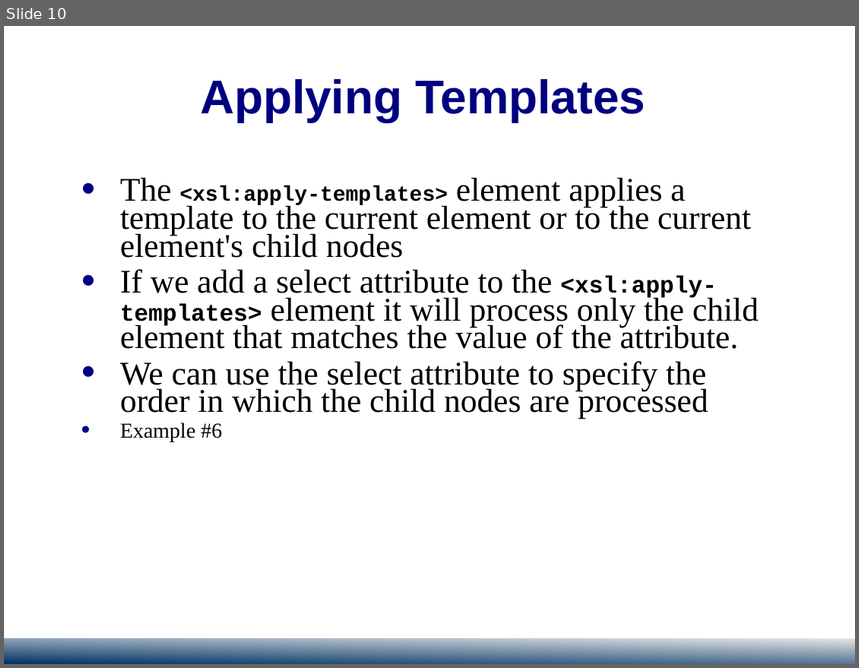
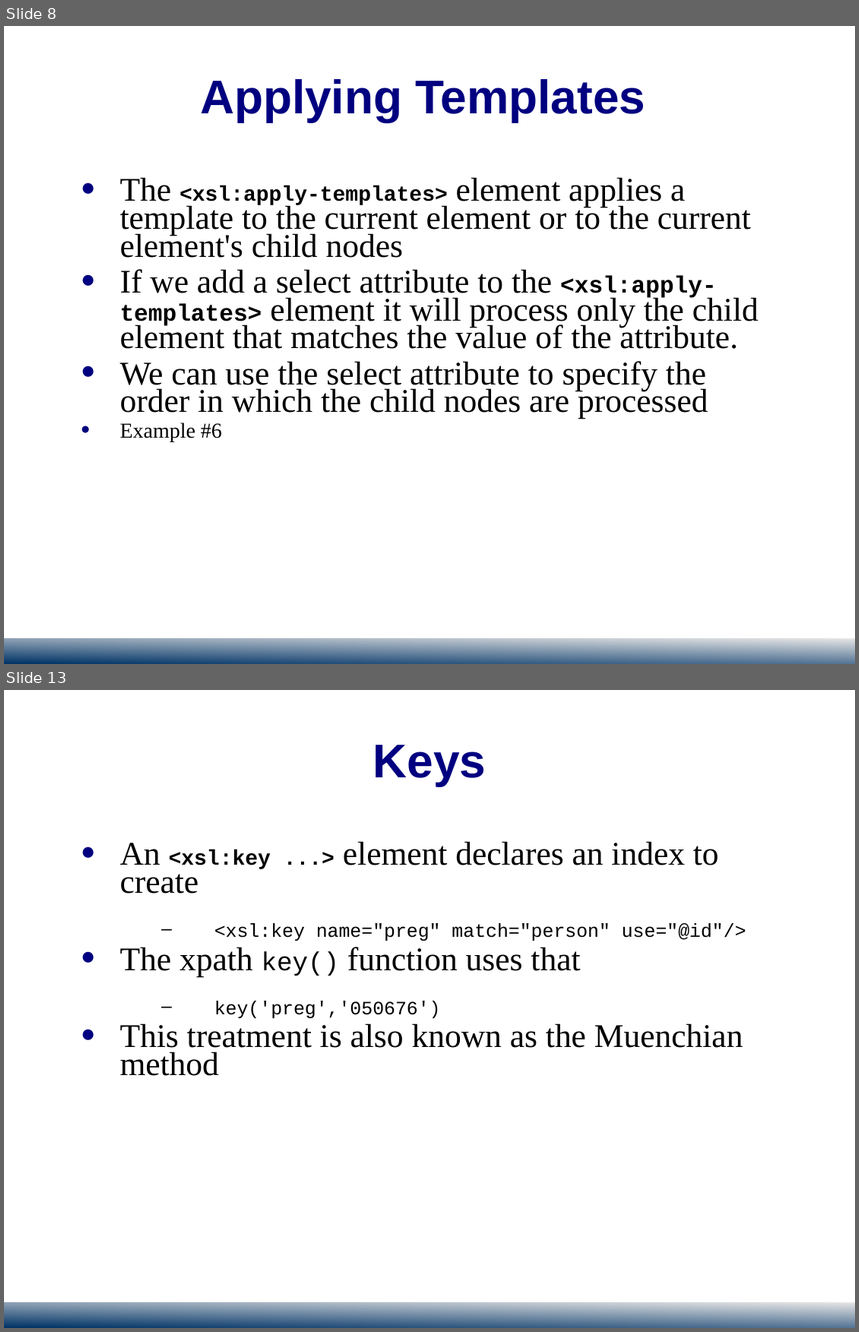
Before and after one commit to jedi-academy/learn-4850, a slide deck: public/download/ACIT4850-XSL-2.ppt. Shown one above the other, each under a label of ours: slide 10 before the commit, slides 8 and 13 after it; the slides between them are not shown. The pictures are 859x668 and 859x1332 pixels, drawn with LibreOffice and Linux fonts; fonts in the diff are those of the drawing; background and template pictures are left out. Boxes give left, top, right and bottom in pixels: in the first picture for what was removed or moved away, otherwise in the second. Text is boxed around its words. In the diff, an @@ line names an element or a change of style, - is before the commit and + after.

```diff
--- a/public/download/ACIT4850-XSL-2.ppt
+++ b/public/download/ACIT4850-XSL-2.ppt
@@ slide 13 added at (4, 690, 855, 1328), background #FFFFFF; not listed: 2 template elements that a slide beside it also shows @@
@@ title added at (373, 745, 487, 786), 40 pt, text #000080, bold @@
+Keys
@@ text added at (120, 841, 747, 1076), 28 pt, text #000000 @@
+● An <xsl:key ...> element declares an index to create
+  – <xsl:key name="preg" match="person" use="@id"/>
+● The xpath key() function uses that
+  – key('preg','050676')
+● This treatment is also known as the Muenchian method
@@ what was slide 10 is now slide 8 @@
@@ slide 8 changed as well @@
@@ text "The <xsl:apply-templates> element applies a ..." at (120, 177, 759, 442): indent changed @@
```
Also in this commit, not shown: 6 other slides changed, 4 other slides added, 2 slides removed, 3 other files.
